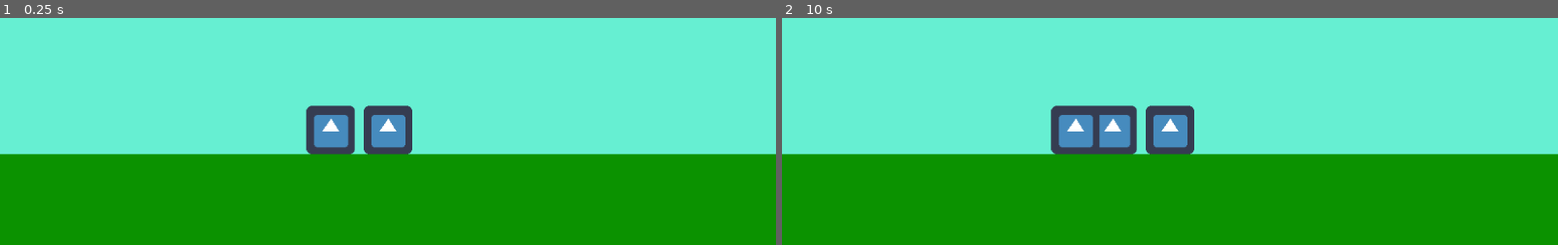
Above: before the commit, frames 1-2 (left to right).
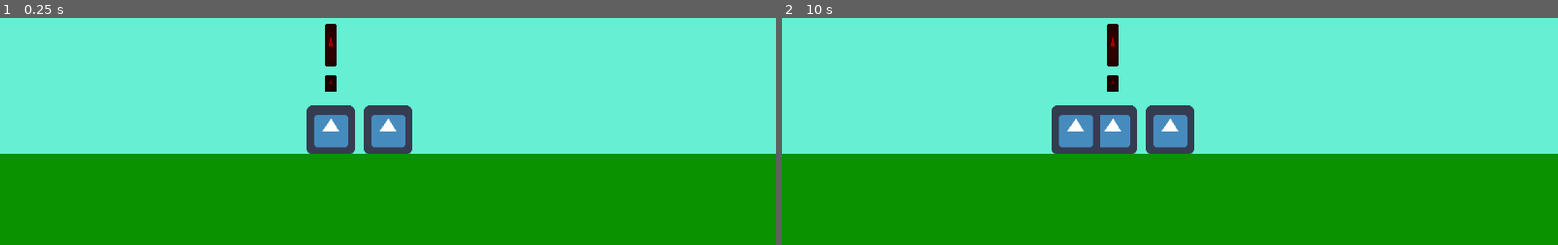
Above: after the commit, the same moments.

Repository: NoohAlavi/spooktober-jam-2020
Game: Godot game, scene res://World/World.tscn
Two runs of this game, one before a commit and one after it. Both use one fixed random seed, a clock stepped at 60 frames per second and the inputs below. The project has no main scene, so this scene is started directly. The engine's default icon, where the game draws it, is replaced by a stand-in: a white triangle on a blue panel in a dark square.
Inputs:
- Up to frame 1 (0.25 s): no input
- Up to frame 2 (10 s): tap Enter at 0.5, 2, 3.5 s; hold Right (ui_right) 0.53-1.28 s; tap Space at 1.25, 2.75, 4.25 s; hold Left (ui_left) 1.28-2.03 s; hold Right (ui_right) 2.03-3.53 s; hold Left (ui_left) 3.53-5.78 s; hold Right (ui_right) 5.78-8.03 s; hold Left (ui_left) 8.03-9.53 s; hold Right (ui_right) from 9.53 s (still down)

The runs differ from the first frame. In frame 1, 0.9% of the frame differs, in the area x 0-100%, y 2-61%; in frame 2, 1.0%.

Commit message:
Did Stuff
- Citizens at start now have a chance to spawn as witnesses
- Screen stretches to any resolution

Diff:
--- a/SpooktoberJam/Citizen/Citizen.gd
+++ b/SpooktoberJam/Citizen/Citizen.gd
@@ -4,10 +4,10 @@
 export var velocity: Vector2 = Vector2.ZERO;
 
 
-func _process(delta: float) -> void:
+func _process(_delta: float) -> void:
 	$"Exclamation Mark".visible = is_witness;
 
-func _physics_process(delta: float) -> void:
+func _physics_process(_delta: float) -> void:
 	move();
 
 func move():
--- a/SpooktoberJam/World/World.gd
+++ b/SpooktoberJam/World/World.gd
@@ -1,16 +1,17 @@
-extends Node2D
+extends Node2D;
 
 export var citizens_array = [];
 export var citizen_scene: PackedScene;
 
 func _ready() -> void:
-	for i in range(10):
-		spawn_citizen();
+	for _i in range(10):
+		spawn_citizen((rand_range(0,1) > 0.25));
 
-func spawn_citizen() -> void:
+func spawn_citizen(is_witness = false) -> void:
 	var new_citizen: KinematicBody2D = citizen_scene.instance();
 	var randX = rand_range(-2000, 2000);
 	var posY = 448;
+	new_citizen.is_witness = is_witness;
 	$Citizens.add_child(new_citizen);
 	new_citizen.position.x = randX;
 	new_citizen.position.y = posY;
@@ -18,5 +19,5 @@
 
 
 func _on_CitizenSpawnTimer_timeout() -> void:
-	for i in range(3):
+	for _i in range(3):
 		spawn_citizen();
--- a/SpooktoberJam/project.godot
+++ b/SpooktoberJam/project.godot
@@ -18,6 +18,11 @@
 config/name="SpooktoberJam"
 config/icon="res://icon.png"
 
+[display]
+
+window/stretch/mode="2d"
+window/stretch/aspect="keep"
+
 [rendering]
 
 environment/default_environment="res://default_env.tres"
